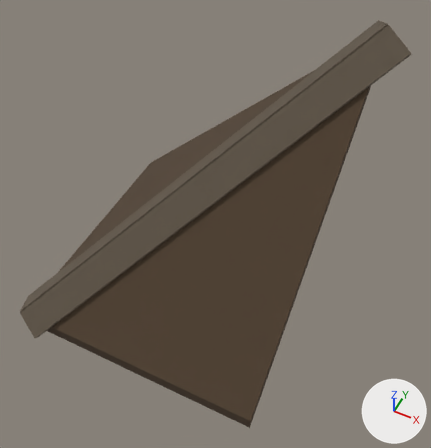
What one commit did to the glTF model godot/assets/props/modelle/dach_grat_2x2.glb.
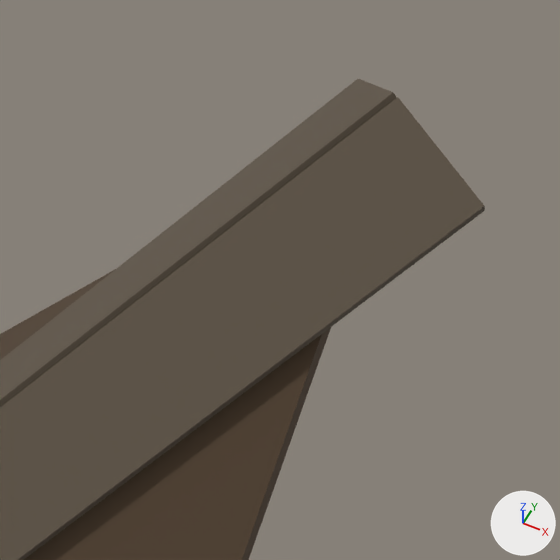
Old and new are each drawn whole from a 50 mm lens placed at (2.57, -1.7, 4.37), pointed at (1.26, 0.93, 1.1) and again close up on the part from 66% to 100% of the width and 0% to 32% of the height. The axes (+X, +Y, +Z) are drawn at lower right. The lights are the same throughout. The first two pictures are the older version. Vertices at exactly the same position are counted once.

The scene before the commit, as lines of its bpy script (objects in view):
```python
me_dach_grat_2x2 = bpy.data.meshes.new('dach_grat_2x2')
me_dach_grat_2x2.from_pydata(...)  # 258 vertices, 504 faces; spans x -0.12..2.19, y -0.12..2.19, z 0.2..2.34
# faces by material slot: [320, 184]
me_dach_grat_2x2.materials.append(mat_schindeln)  # brown #514030
me_dach_grat_2x2.materials.append(mat_holz_alt)  # brown #615648
ob_dach_grat_2x2 = bpy.data.objects.new('dach_grat_2x2', me_dach_grat_2x2)
ob_dach_grat_2x2.location = (0.0, 0.0, 0.0)
```
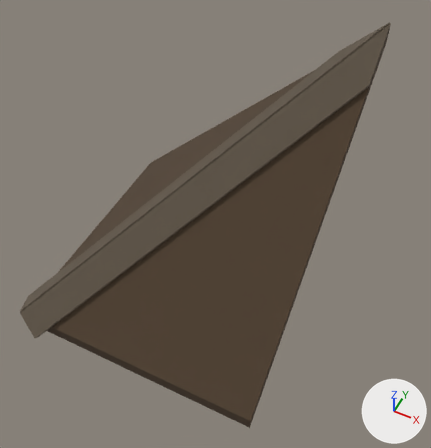
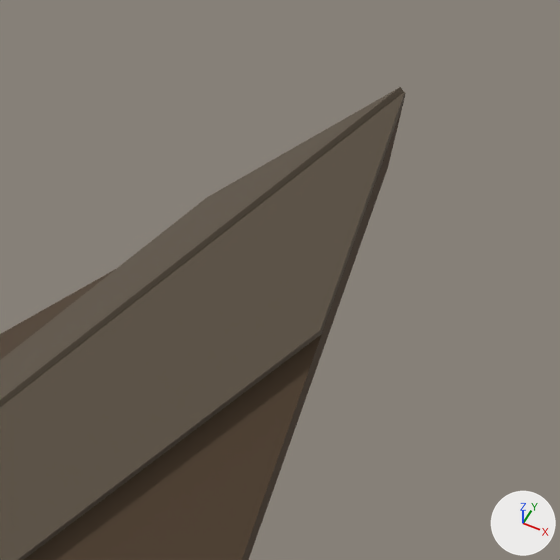
What differs and where, as boxes (x1, y1, x2, y2) in the close-ups (560 x 560 px; the box of a moved part takes in the faces that stretch with it):
'dach_grat_2x2', reshaped: before (0, 79, 485, 560); after (0, 87, 405, 560)
part 1 of me_dach_grat_2x2, moved or reshaped: before (209, 79, 485, 331); after (209, 87, 405, 331)

The change, as a list of edits to the scene's bpy script:
```text
Change me_dach_grat_2x2:
    used by ob_dach_grat_2x2; location = (0.0, 0.0, 0.0)
    remove me_dach_grat_2x2.from_pydata(...)  # 258 vertices, 504 faces; spans x -0.12..2.19, y -0.12..2.19, z 0.2..2.34
    add me_dach_grat_2x2.from_pydata(...)  # 260 vertices, 512 faces; spans x -0.12..2.0, y -0.12..2.0, z 0.2..2.35
    me_dach_grat_2x2 part 1
    17 vertices are removed from x 1.54..2.19, y 1.52..2.19, z 1.86..2.34
    45 faces are deleted
    12 vertices in x 1.07..1.46, y 1.07..1.46, z 1.43..1.8 move by (0.04, 0.04, 0.04)
    10 vertices in x 0.43..0.92, y 0.43..0.92, z 0.79..1.07 move by (0.02, 0.02, 0.02)
    8 vertices in x 0.79..1.1, y 0.79..1.1, z 1.13..1.25 move by (0.03, 0.03, 0.03)
    6 vertices in x 0.25..0.55, y 0.25..0.55, z 0.61..0.89 move by (0.01, 0.01, 0.01)
    4 vertices in x 0.27..0.55, y 0.27..0.55, z 0.58..0.86 move by (0.01, 0.01, 0.02)
    21 vertices move from x 0.34..1.7, y 0.34..2.01, z 0.7..2.06 to x 0.36..1.88, y 0.36..1.88, z 0.72..2.22
    19 vertices are added at x 1.59..2.0, y 1.59..2.0, z 1.91..2.35
    53 new faces join them, mat_holz_alt (brown #615648)
```
